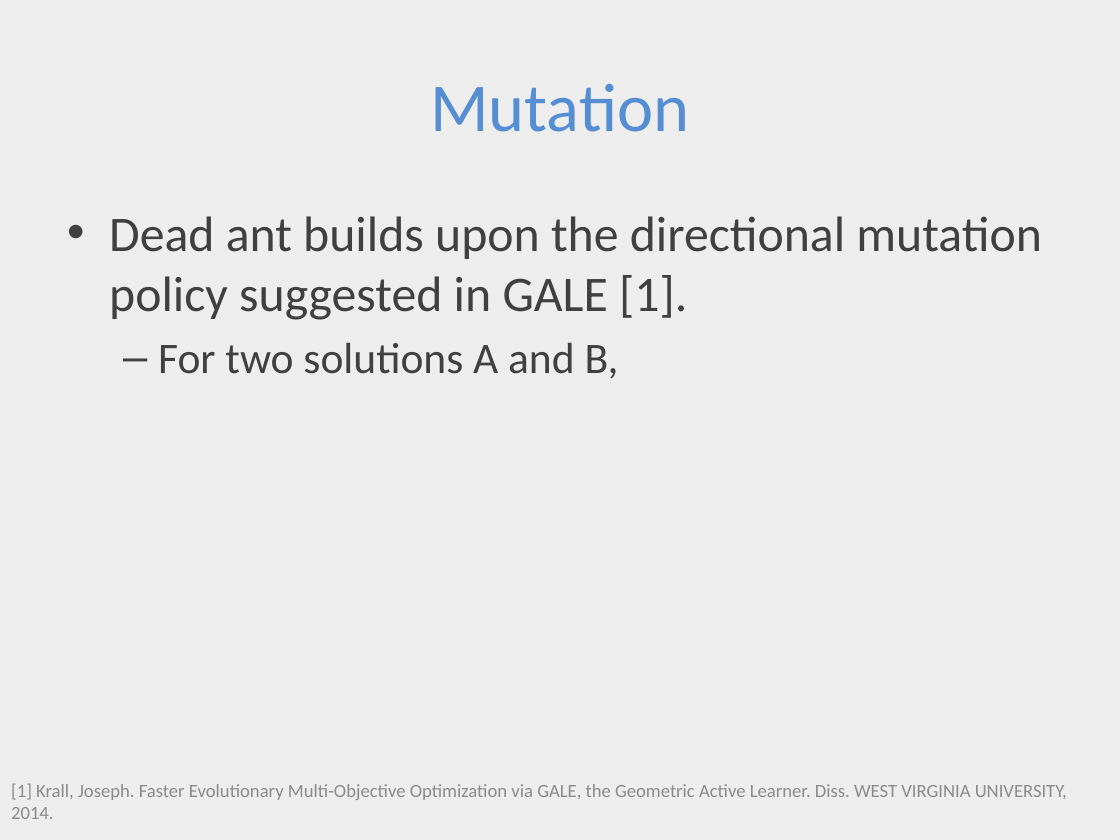
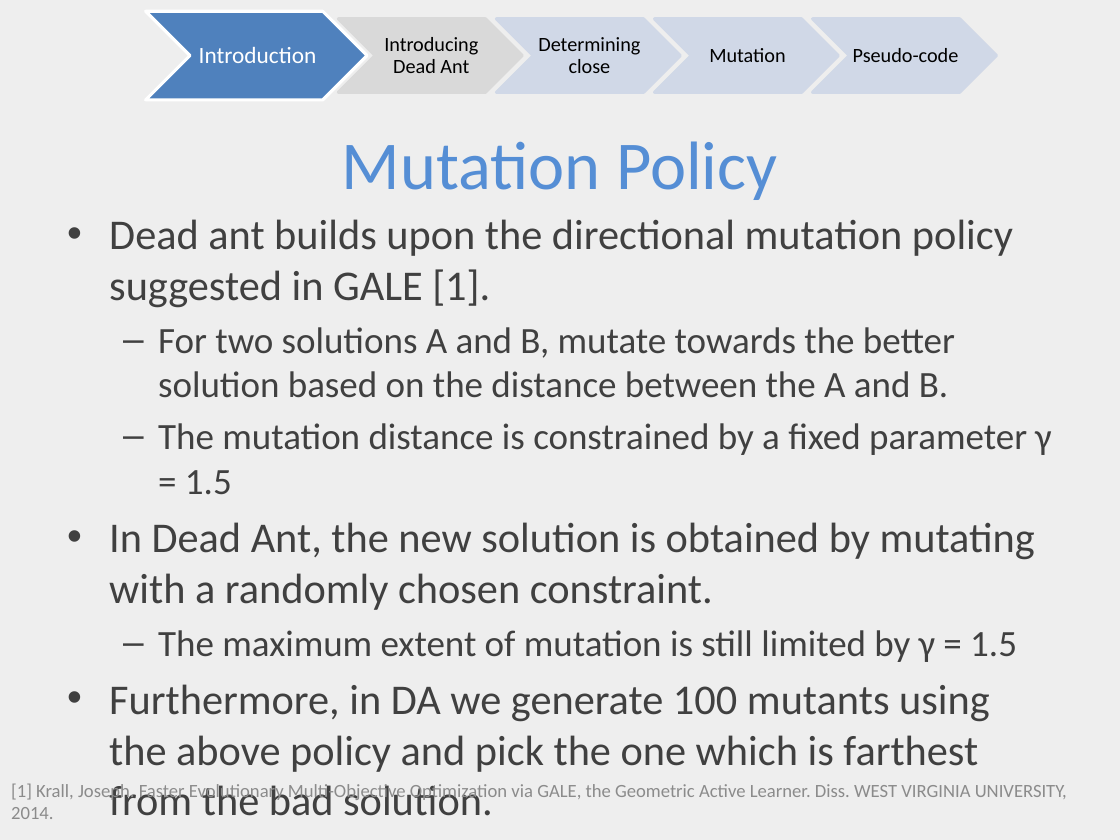
Before and after one commit to ai-se/Rahul, a slide deck: slide 5 of DEADANT/deadAnt.pptx. Drawn at 1120x840 pixels with LibreOffice and Linux fonts; fonts in the diff are those of the drawing. Boxes give left, top, right and bottom in pixels: in the first picture for what was removed or moved away, otherwise in the second. Text is boxed around its words. In the diff, an @@ line names an element or a change of style, - is before the commit and + after.

Commit message:
Updates

```diff
--- a/DEADANT/deadAnt.pptx
+++ b/DEADANT/deadAnt.pptx
@@ chevron added at box(146, 11, 367, 100), fill #4F81BD, outline #FFFFFF 2 pt @@
@@ chevron added at box(338, 19, 522, 93), fill #D9D9D9, outline #D9D9D9 2 pt @@
@@ rectangle added at box(375, 19, 485, 93), fill #D9D9D9, outline #D9D9D9 0.75 pt, 13 pt, text #000000 @@
+Introducing Dead Ant
@@ chevron added at box(496, 19, 680, 93), fill #D0D8E8 at 90% opacity, outline #D0D8E8 2 pt @@
@@ chevron added at box(654, 19, 838, 93), fill #D0D8E8 at 90% opacity, outline #D0D8E8 2 pt @@
@@ chevron added at box(813, 19, 997, 93), fill #D0D8E8 at 90% opacity, outline #D0D8E8 2 pt @@
@@ text added at box(199, 47, 317, 63), 15 pt, text #FFFFFF @@
+Introduction
@@ text added at box(538, 37, 640, 73), 13 pt, text #000000 @@
+Determining close
@@ text added at box(709, 48, 785, 62), 13 pt, text #000000 @@
+Mutation
@@ text added at box(853, 48, 959, 62), 13 pt, text #000000 @@
+Pseudo-code
@@ title at box(342, 141, 777, 200): text changed @@
-Mutation
+Mutation Policy
@@ text at box(109, 219, 1013, 308): size 32 to 27.2 pt in "Dead ant builds upon the directional mutation ..." @@
@@ text at box(109, 327, 1052, 772): text changed; size 28 to 23.8 pt @@
-  – For two solutions A and B,
+  – For two solutions A and B, mutate towards the better solution based on the distance between the A and B.
+  – The mutation distance is constrained by a fixed parameter γ = 1.5
+• In Dead Ant, the new solution is obtained by mutating with a randomly chosen constraint.
+  – The maximum extent of mutation is still limited by γ = 1.5
+• Furthermore, in DA we generate 100 mutants using the above policy and pick the one which is farthest from the bad solution.
```
Also in this commit, not shown: 4 other slides changed.
